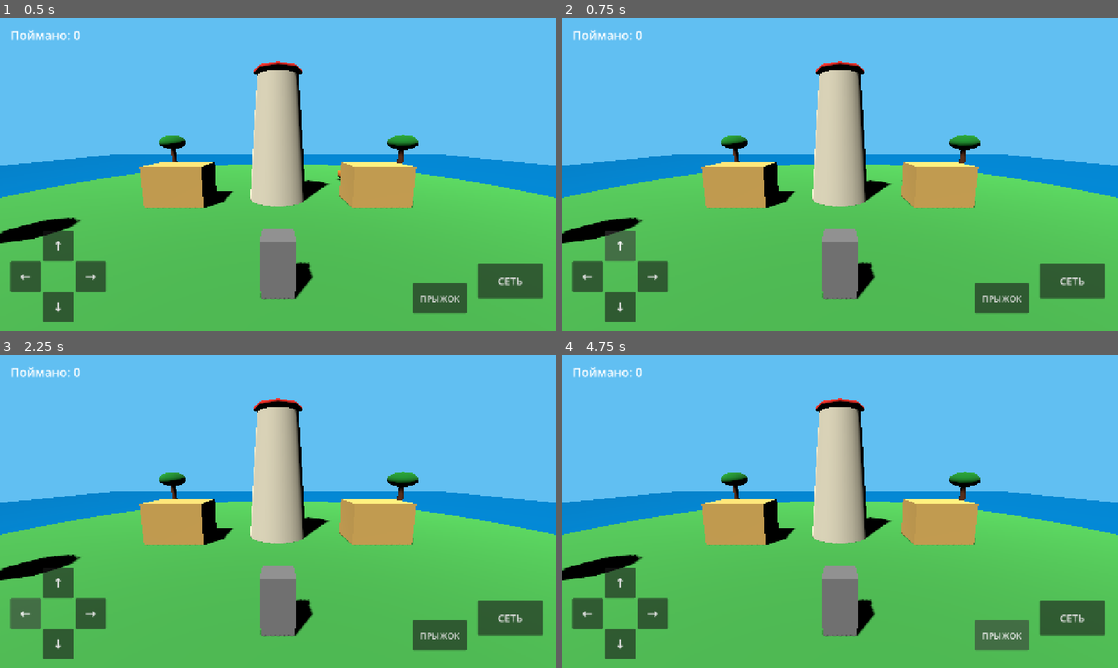
Above: before the commit, frames 1-4 (two rows, left to right).
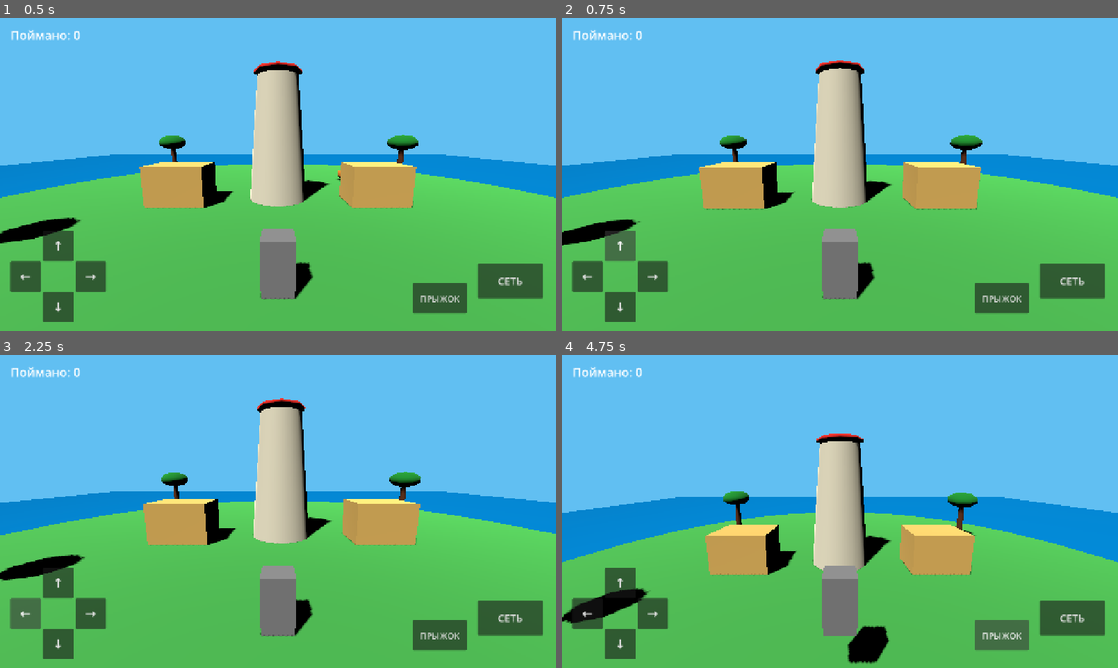
Above: after the commit, the same moments.

Repository: ksotik22/Catch-a-Mutant
Game: Godot game, scene res://scenes/main.tscn
Two runs of this game, one before a commit and one after it. Both use one fixed random seed, a clock stepped at 60 frames per second and the inputs below.
Inputs:
- Up to frame 1 (0.5 s): no input
- Up to frame 2 (0.75 s): click "↑" at 0.5 s
- Up to frame 3 (2.25 s): click "↓" at 1.25 s; click "←" at 2 s
- Up to frame 4 (4.75 s): click "→" at 2.75 s; click "СЕТЬ" at 3.5 s; click "ПРЫЖОК" at 4.25 s

Frame 1 is identical in both runs. In frame 2, 1.0% of the frame differs, in the area x 0-90%, y 13-90%; in frame 3, 1.9%; in frame 4, 17%, in the area x 0-100%, y 13-99%.
Error before the commit: Parse Error: Cannot infer the type of "delta" variable because the value doesn't have a set type. (res://scripts/mobile_controls.gd:27)

Commit message:
Fix mobile controls parser error

Diff:
--- a/scripts/mobile_controls.gd
+++ b/scripts/mobile_controls.gd
@@ -6,17 +6,51 @@
 @onready var player = get_parent().get_node("Player")
 
 func _ready() -> void:
-    $Left/Up.button_down.connect(func(): move_vector.y = -1)
-    $Left/Up.button_up.connect(func(): if move_vector.y < 0: move_vector.y = 0)
-    $Left/Down.button_down.connect(func(): move_vector.y = 1)
-    $Left/Down.button_up.connect(func(): if move_vector.y > 0: move_vector.y = 0)
-    $Left/Left.button_down.connect(func(): move_vector.x = -1)
-    $Left/Left.button_up.connect(func(): if move_vector.x < 0: move_vector.x = 0)
-    $Left/Right.button_down.connect(func(): move_vector.x = 1)
-    $Left/Right.button_up.connect(func(): if move_vector.x > 0: move_vector.x = 0)
-    $Throw.pressed.connect(func(): player.throw_net())
-    $Jump.pressed.connect(func(): player.mobile_jump())
+    $Left/Up.button_down.connect(_up_down)
+    $Left/Up.button_up.connect(_up_up)
+    $Left/Down.button_down.connect(_down_down)
+    $Left/Down.button_up.connect(_down_up)
+    $Left/Left.button_down.connect(_left_down)
+    $Left/Left.button_up.connect(_left_up)
+    $Left/Right.button_down.connect(_right_down)
+    $Left/Right.button_up.connect(_right_up)
+    $Throw.pressed.connect(_throw_pressed)
+    $Jump.pressed.connect(_jump_pressed)
     player.mobile_controls = self
+
+func _up_down() -> void:
+    move_vector.y = -1.0
+
+func _up_up() -> void:
+    if move_vector.y < 0.0:
+        move_vector.y = 0.0
+
+func _down_down() -> void:
+    move_vector.y = 1.0
+
+func _down_up() -> void:
+    if move_vector.y > 0.0:
+        move_vector.y = 0.0
+
+func _left_down() -> void:
+    move_vector.x = -1.0
+
+func _left_up() -> void:
+    if move_vector.x < 0.0:
+        move_vector.x = 0.0
+
+func _right_down() -> void:
+    move_vector.x = 1.0
+
+func _right_up() -> void:
+    if move_vector.x > 0.0:
+        move_vector.x = 0.0
+
+func _throw_pressed() -> void:
+    player.throw_net()
+
+func _jump_pressed() -> void:
+    player.mobile_jump()
 
 func _gui_input(event: InputEvent) -> void:
     if event is InputEventScreenTouch:
@@ -24,6 +58,6 @@
             dragging_look = event.pressed
             last_look_pos = event.position
     elif event is InputEventScreenDrag and dragging_look:
-        var delta := event.position - last_look_pos
-        player.mobile_look(delta)
+        var look_delta: Vector2 = event.position - last_look_pos
+        player.mobile_look(look_delta)
         last_look_pos = event.position
